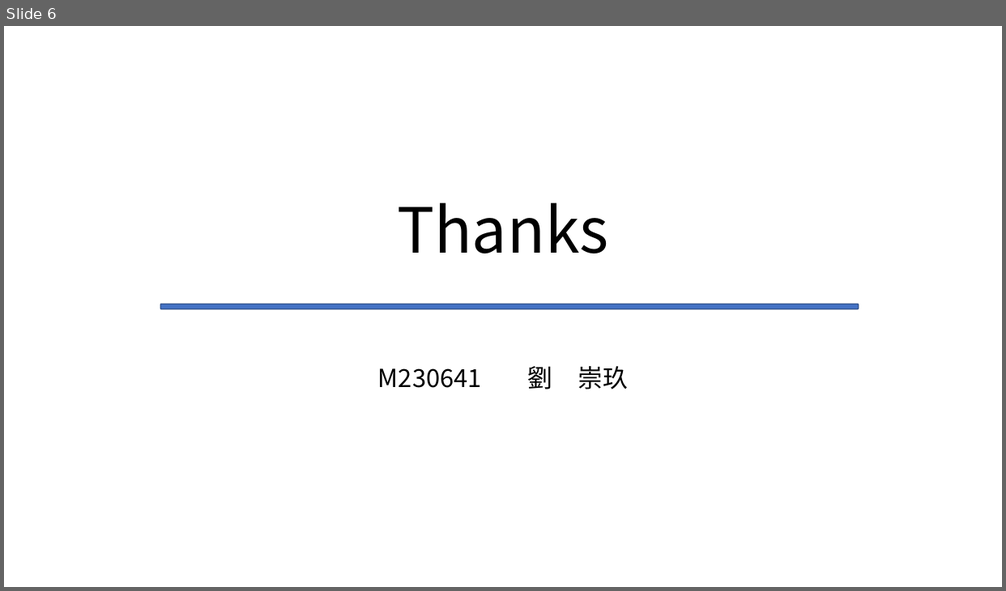
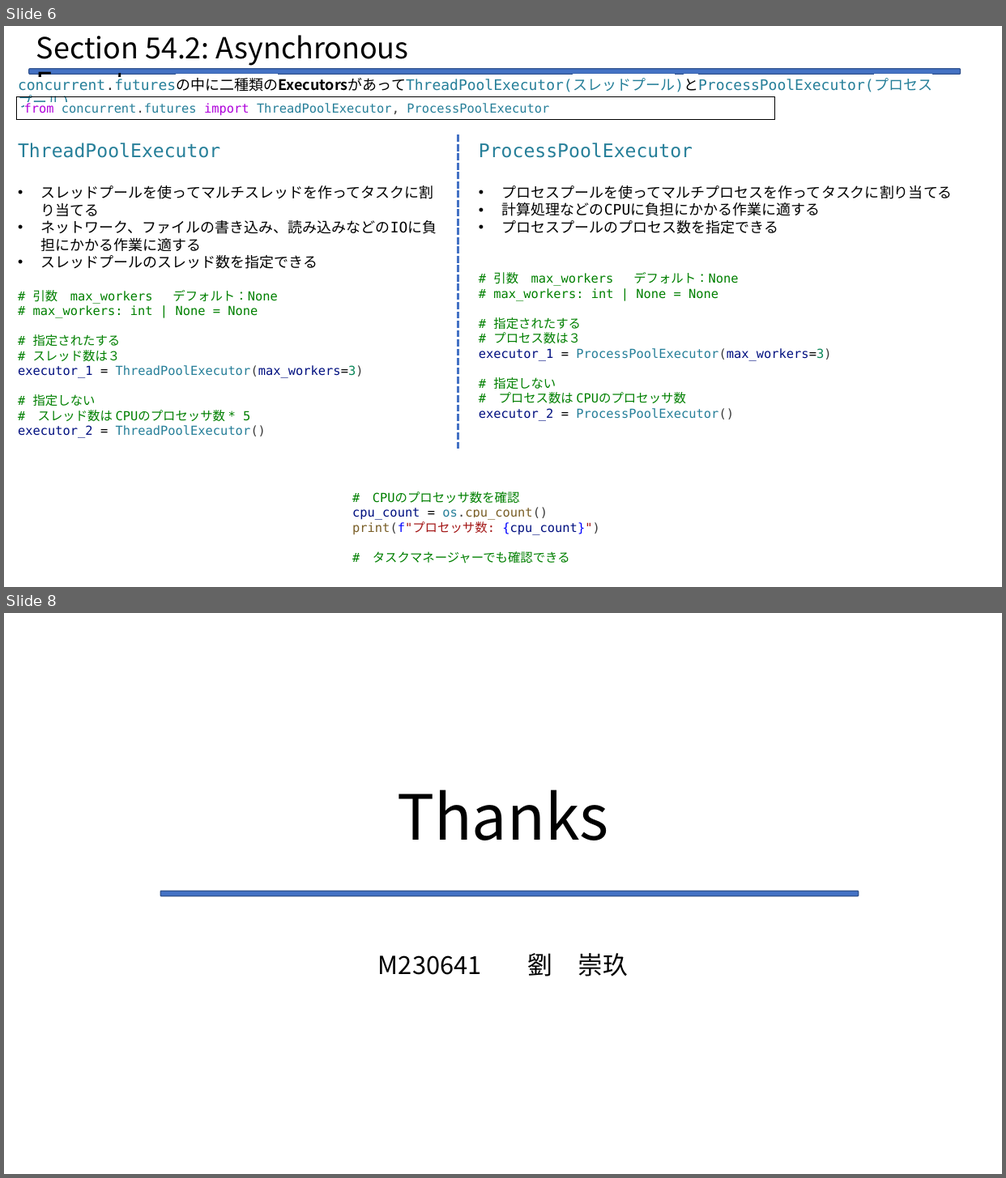
Before and after one commit to Legolas9999/zemi, a slide deck: lcj_zemi_python.pptx. Shown one above the other, each under a label of ours: slide 6 before the commit, slides 6 and 8 after it; the slides between them are not shown. The pictures are 1006x591 and 1006x1178 pixels, drawn with LibreOffice and Linux fonts; fonts in the diff are those of the drawing. Boxes give left, top, right and bottom in pixels: in the first picture for what was removed or moved away, otherwise in the second. Text is boxed around its words. In the diff, an @@ line names an element or a change of style, - is before the commit and + after.

```diff
--- a/lcj_zemi_python.pptx
+++ b/lcj_zemi_python.pptx
@@ slide 6 added at box(4, 26, 1002, 587), background #FFFFFF @@
@@ text added at box(36, 35, 409, 101), 28 pt, text #000000 @@
+Section 54.2: Asynchronous Executors
@@ rounded rectangle added at box(28, 69, 960, 74), fill #4472C4, outline #325491 1 pt @@
@@ rectangle added at box(17, 97, 775, 120), outline #000000 0.75 pt, 12 pt, text #267F99 @@
+from concurrent.futures import ThreadPoolExecutor, ProcessPoolExecutor
@@ text added at box(18, 79, 953, 199), 14 pt, text #267F99 @@
+concurrent.futuresの中に二種類のExecutorsがあってThreadPoolExecutor(スレッドプール)とProcessPoolExecutor(プロセスプール)
@@ text added at box(18, 143, 437, 438), 12 pt, text #000000 @@
+ThreadPoolExecutor
+• スレッドプールを使ってマルチスレッドを作ってタスクに割り当てる
+• ネットワーク、ファイルの書き込み、読み込みなどのIOに負担にかかる作業に適する
+• スレッドプールのスレッド数を指定できる
+# 引数 max_workers デフォルト：None
+# max_workers: int | None = None
+# 指定されたする
+# スレッド数は３
+executor_1 = ThreadPoolExecutor(max_workers=3)
+# 指定しない
+# スレッド数は CPUのプロセッサ数 * 5
+executor_2 = ThreadPoolExecutor()
@@ line added from (458, 135) to (458, 450), #4472C4 2.25 pt dashed @@
@@ text added at box(479, 143, 953, 421), 12 pt, text #008000 @@
+ProcessPoolExecutor
+• プロセスプールを使ってマルチプロセスを作ってタスクに割り当てる
+• 計算処理などのCPUに負担にかかる作業に適する
+• プロセスプールのプロセス数を指定できる
+# 引数 max_workers デフォルト：None
+# max_workers: int | None = None
+# 指定されたする
+# プロセス数は３
+executor_1 = ProcessPoolExecutor(max_workers=3)
+# 指定しない
+# プロセス数は CPUのプロセッサ数
+executor_2 = ProcessPoolExecutor()
@@ text added at box(352, 492, 600, 564), 12 pt, text #008000 @@
+# CPUのプロセッサ数を確認
+cpu_count = os.cpu_count()
+print(f"プロセッサ数: {cpu_count}")
+# タスクマネージャーでも確認できる
@@ what was slide 6 is now slide 8 @@
```
Also in this commit, not shown: 1 other slide added, 1 other file.
